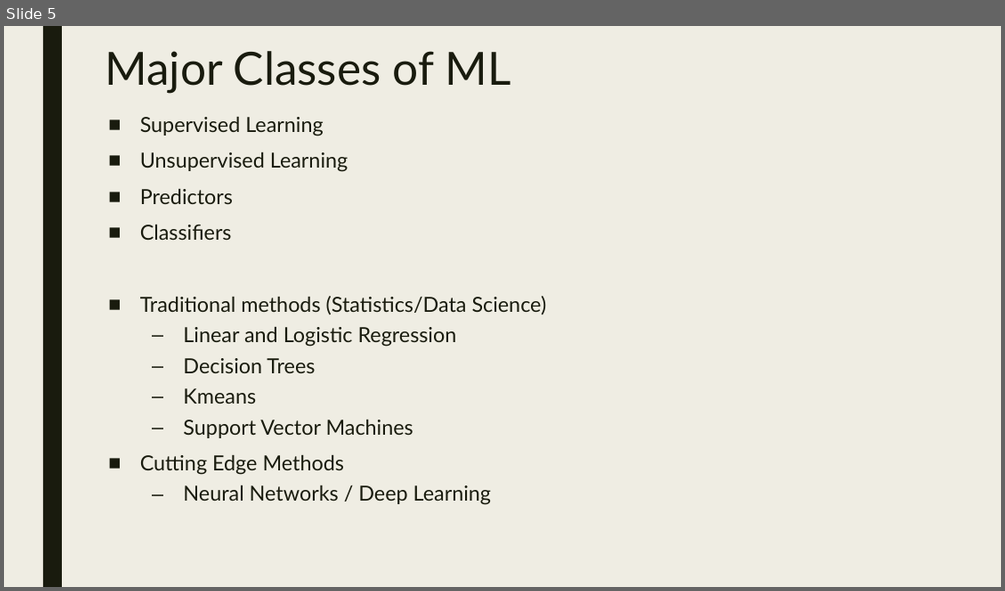
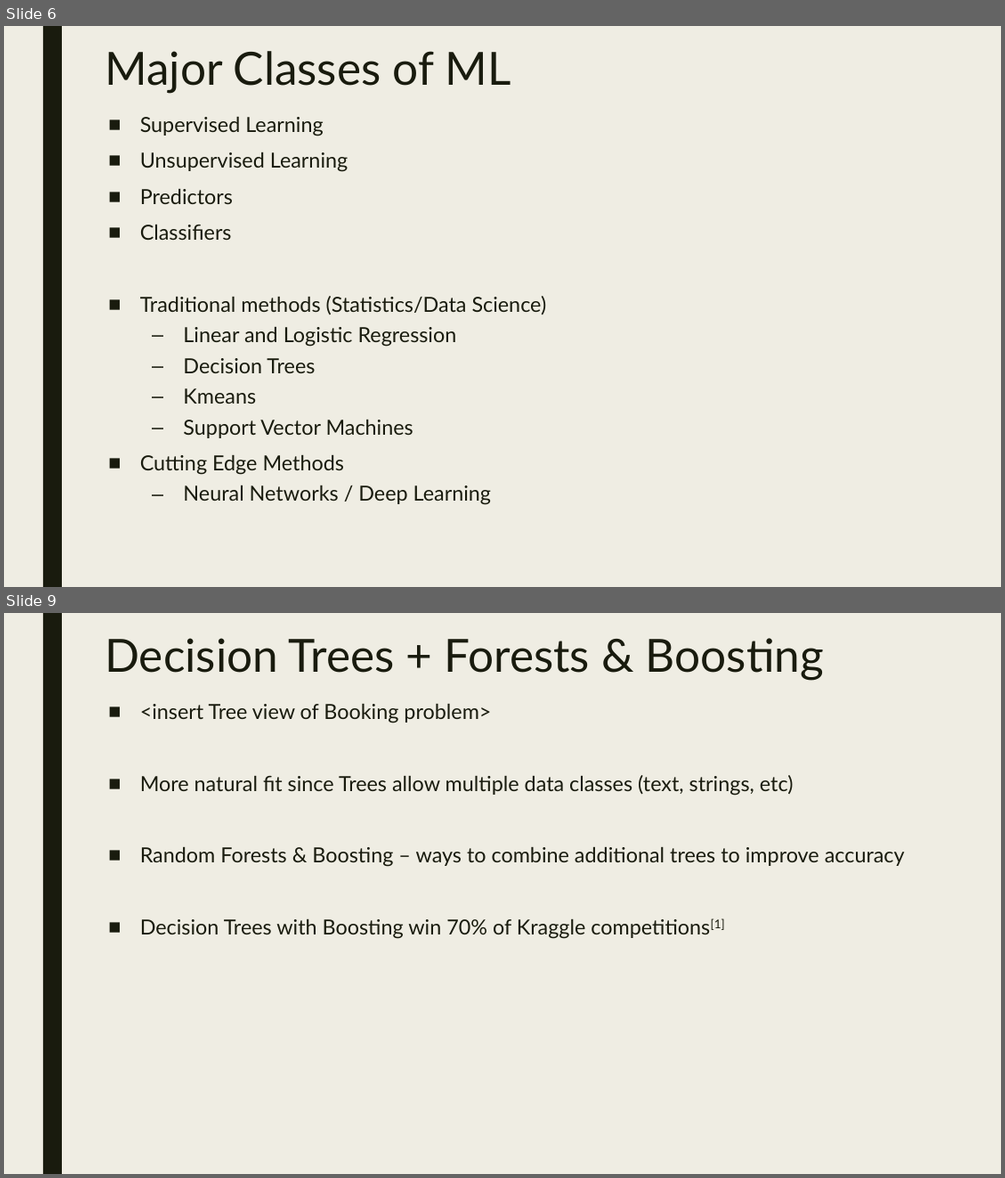
Before and after one commit to dougfoo/machineLearning, a slide deck: talks/MachineLearning101.pptx. Shown one above the other, each under a label of ours: slide 5 before the commit, slides 6 and 9 after it; the slides between them are not shown. The pictures are 1005x591 and 1005x1178 pixels, drawn with LibreOffice and Linux fonts; fonts in the diff are those of the drawing. Boxes give left, top, right and bottom in pixels: in the first picture for what was removed or moved away, otherwise in the second. Text is boxed around its words. In the diff, an @@ line names an element or a change of style, - is before the commit and + after.

```diff
--- a/talks/MachineLearning101.pptx
+++ b/talks/MachineLearning101.pptx
@@ slide 9 added at <box>4,613,1001,1174</box>, background #EFEDE3; not listed: 1 template element that a slide beside it also shows @@
@@ title added at <box>105,638,824,680</box>, 44 pt, text #191B0E @@
+Decision Trees + Forests & Boosting
@@ text added at <box>140,703,905,939</box>, 20 pt, text #191B0E @@
+■ <insert Tree view of Booking problem>
+■ More natural fit since Trees allow multiple data classes (text, strings, etc)
+■ Random Forests & Boosting – ways to combine additional trees to improve accuracy
+■ Decision Trees with Boosting win 70% of Kraggle competitions[1]
@@ what was slide 5 is now slide 6 @@
```
Also in this commit, not shown: 2 slides changed, 9 other slides added.
